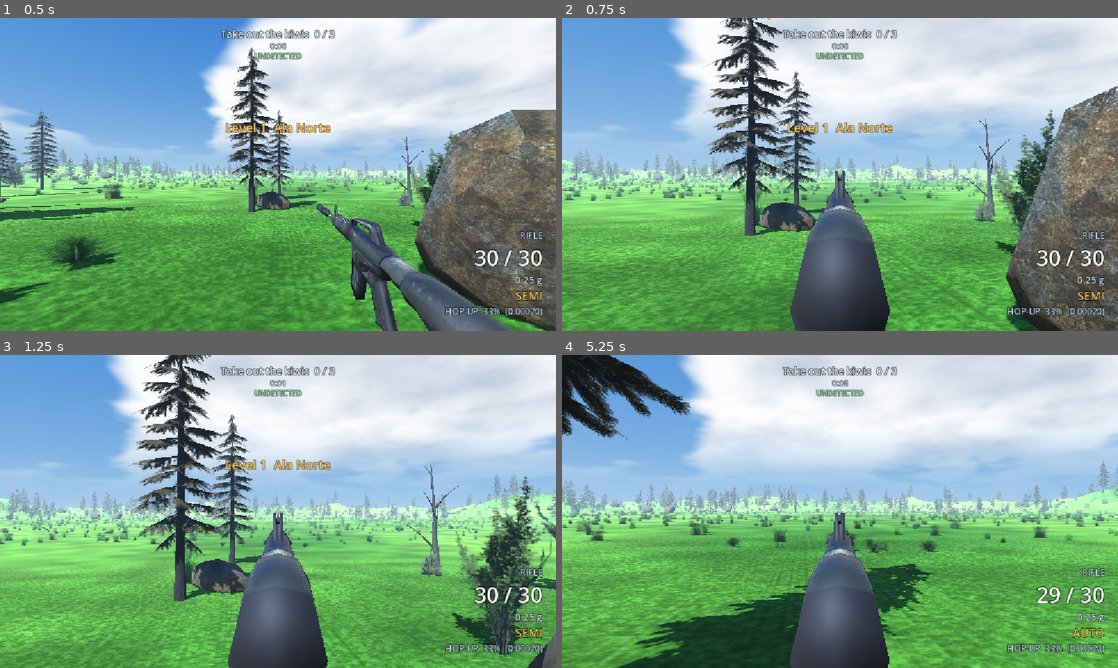
Above: before the commit, frames 1-4 (two rows, left to right).
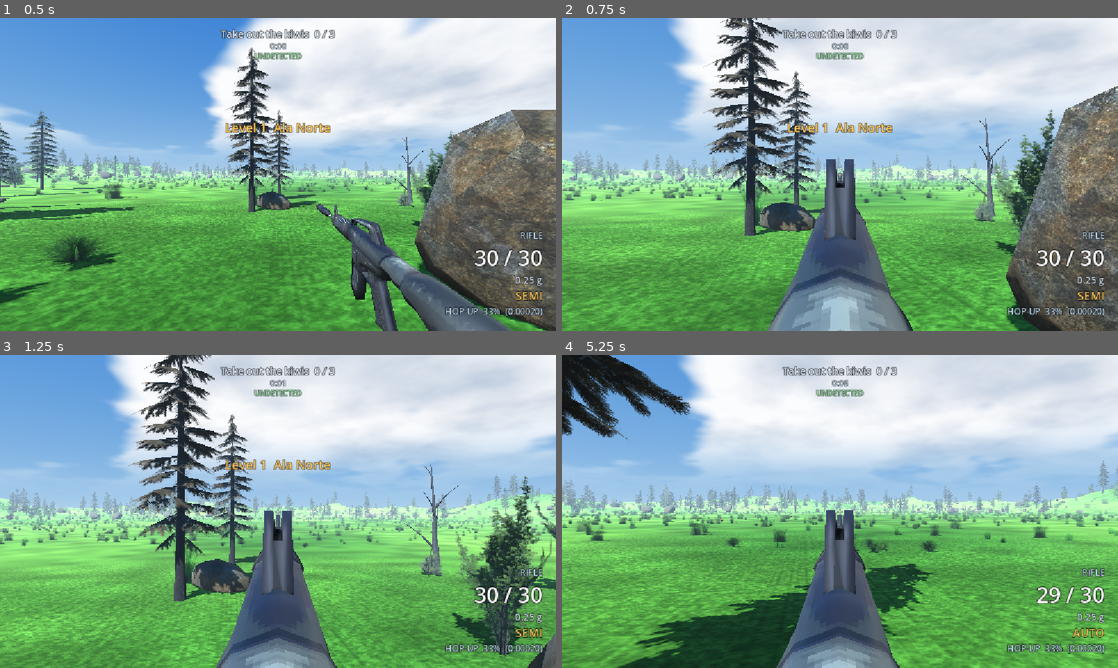
Above: after the commit, the same moments.

Repository: NovaDrake76/tecnicas-avancadas
Game: Godot game, scene res://main.tscn
Two runs of this game, one before a commit and one after it. Both use one fixed random seed, a clock stepped at 60 frames per second and the inputs below.
Inputs (mouse positions are in pixels of both pictures, inside the frame that each line leads up to):
- Up to frame 1 (0.5 s): no input
- Up to frame 2 (0.75 s): tap Enter at 0.5 s; move the mouse to (867, 174) at 0.52 s; hold W (move_forward) from 0.53 s (still down); hold Right mouse button (aim) from 0.53 s (still down)
- Up to frame 3 (1.25 s): keep holding W (move_forward); keep holding Right mouse button (aim); tap Space (jump) at 0.77 s
- Up to frame 4 (5.25 s): keep holding W (move_forward); move the mouse to (812, 511) at 1.27 s; release Right mouse button (aim) at 1.28 s; tap Ctrl (crouch) at 1.35 s; tap Space (jump) at 1.52, 3.02, 3.77, 4.52 s; move the mouse to (851, 505) at 2.02 s; press the mouse at (851, 505) at 2.03 s; move the mouse to (834, 517) at 2.77 s; release the mouse at (834, 517) at 2.78 s; tap E (interact) at 2.85 s; move the mouse to (878, 514) at 3.52 s; hold Shift (sprint) 3.53-4.28 s; move the mouse to (795, 508) at 4.27 s; tap F (toggle_fire_mode) at 4.35 s; move the mouse to (845, 511) at 5.02 s; hold Right mouse button (aim) from 5.03 s (still down)

Frame 1 is identical in both runs. In frame 2, 5.4% of the frame differs, in the area x 36-64%, y 45-100%; in frame 3, 4.0%; in frame 4, 4.1%.

Commit message:
Mira de ferro alinhada pela linha de visada da propria arma
A pose anterior deixava o olho atras da arma inteira: dava para ver o corpo e o
cabo, mas nao dava para ver o alvo. Mirar de verdade e colocar o olho sobre a
linha que passa pela alca de mira e pela massa de mira, a um palmo atras da
alca.

O modelo M4A1 carrega essa linha no canal da alca de transporte, com as paredes
em x +-0,002 a 0,007 e topo em y 0,093, e a massa de mira em y 0,088. Dai sai a
pose (0, -0,0855, -0,245): as duas miras ficam sobre o ponto de mira e o alvo
aparece no meio delas.

A coronha passa a ficar atras da camera e e cortada, e isso esta certo, e assim
que olhar por uma mira funciona. O que nao pode e a camera ficar dentro do
corpo da arma, que era o que acontecia quando o olho estava na altura do cano.

O teste automatico le os vertices da malha e cobra as tres coisas: as duas
miras sobre o ponto de mira, a distancia do olho ate a alca utilizavel, e a
camera acima do corpo. Na posicao de quadril a arma inteira continua tendo que
ficar a frente da camera, contando o coice.

Diff:
--- a/Components/viewmodel_motion.gd
+++ b/Components/viewmodel_motion.gd
@@ -54,7 +54,7 @@
 @export_group("Aim down sights")
 ## where the gun sits when fully aimed: centred on the crosshair and dropped so the rail sits on
 ## it. aiming moves the weapon INWARD, never toward the camera, or the stock ends up behind it.
-@export var sights_position := Vector3(0.0, -0.088, -0.52)
+@export var sights_position := Vector3(0.0, -0.0855, -0.245)
 ## how much aiming damps sway and bob, a braced gun does not breathe like a hip held one.
 @export_range(0.0, 1.0) var ads_steadiness := 0.8
 
